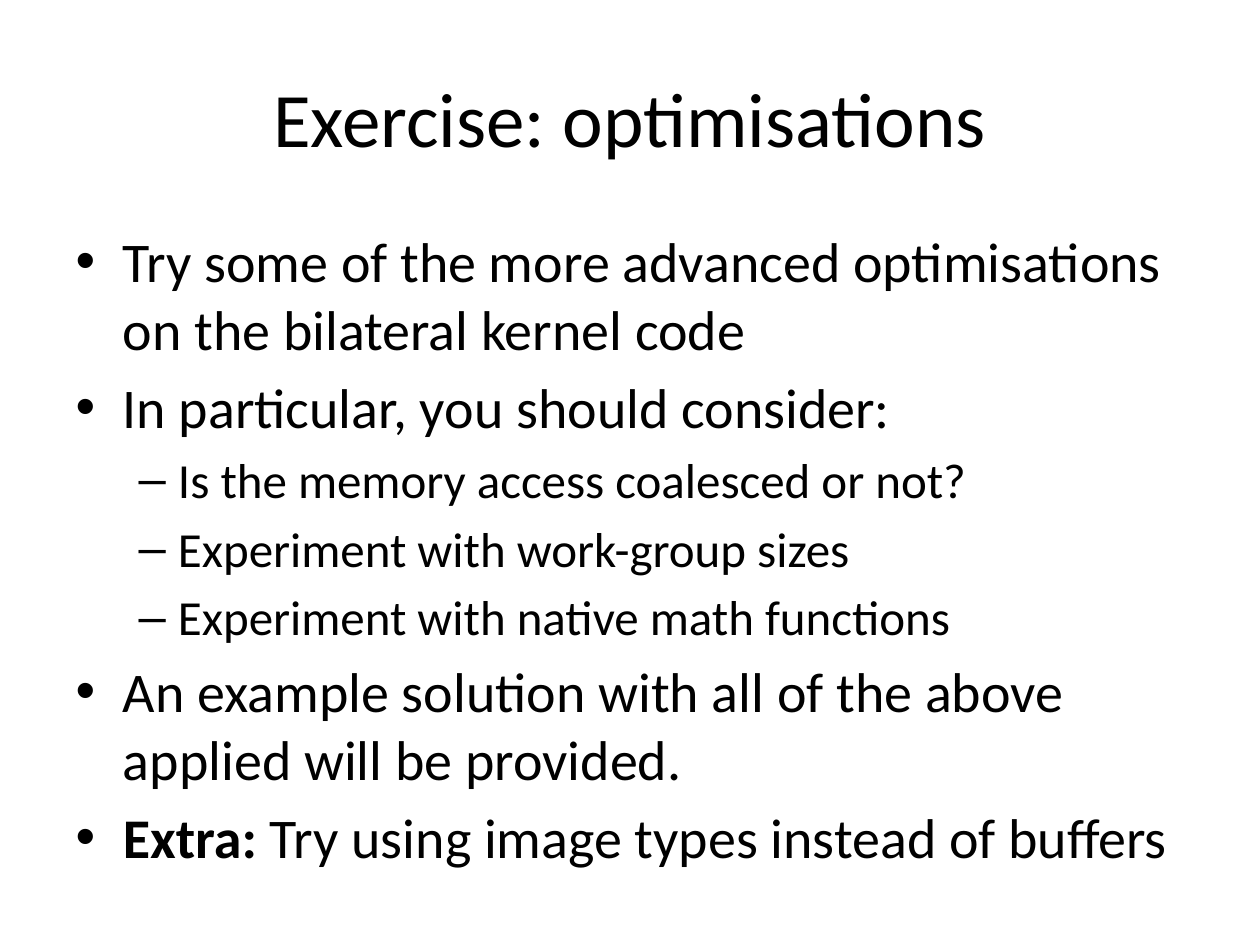
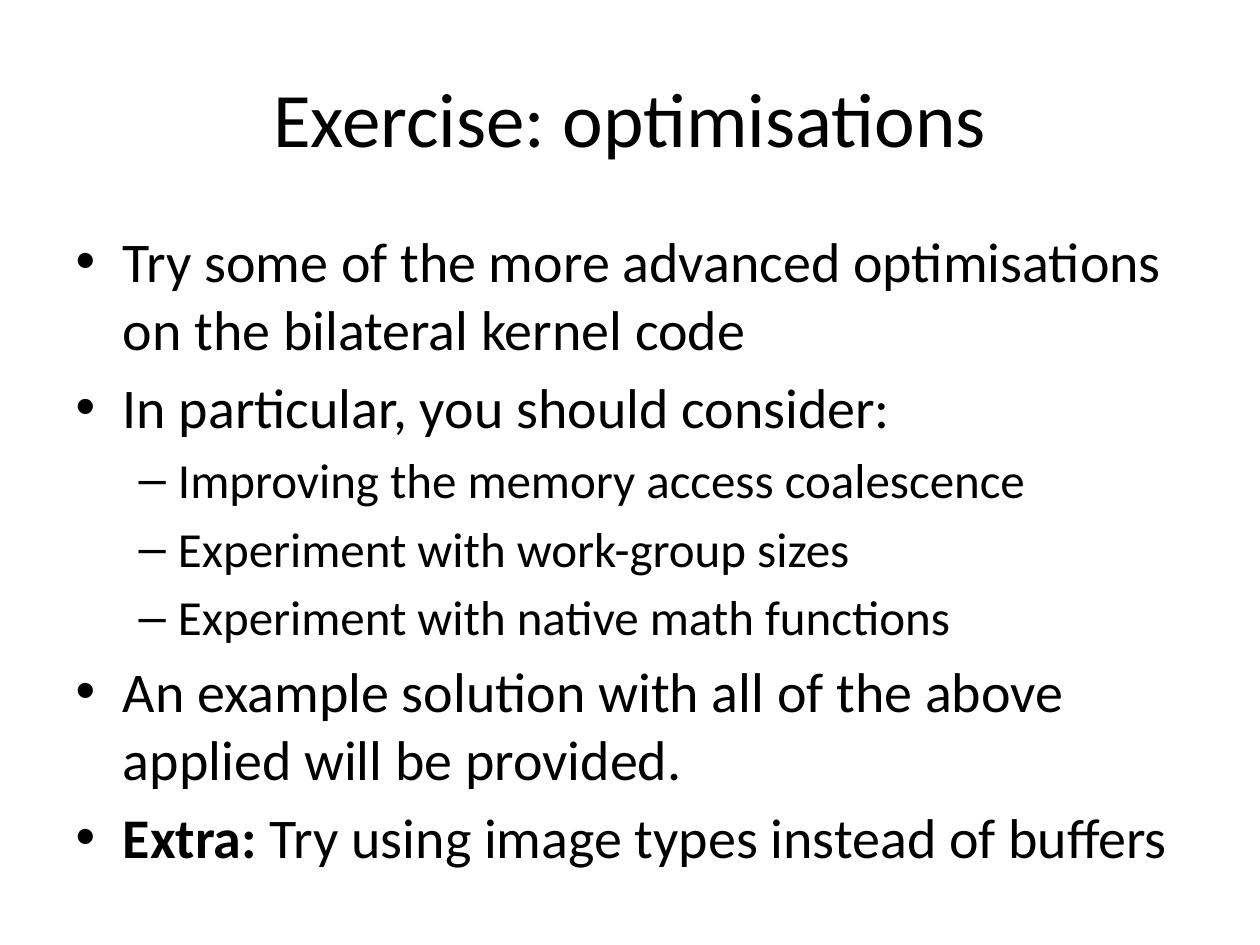
Before and after one commit to UoB-HPC/opencl-training-code, a slide deck: slide 84 of slides/advanced_part3.pptx. Drawn at 1260x945 pixels with LibreOffice and Linux fonts; fonts in the diff are those of the drawing. Boxes give left, top, right and bottom in pixels: in the first picture for what was removed or moved away, otherwise in the second. Text is boxed around its words. In the diff, an @@ line names an element or a change of style, - is before the commit and + after.

```diff
--- a/slides/advanced_part3.pptx
+++ b/slides/advanced_part3.pptx
@@ text at box(178, 464, 1025, 507): text changed @@
-  – Is the memory access coalesced or not?
+  – Improving the memory access coalescence
```
Also in this commit, not shown: 3 other slides changed.
